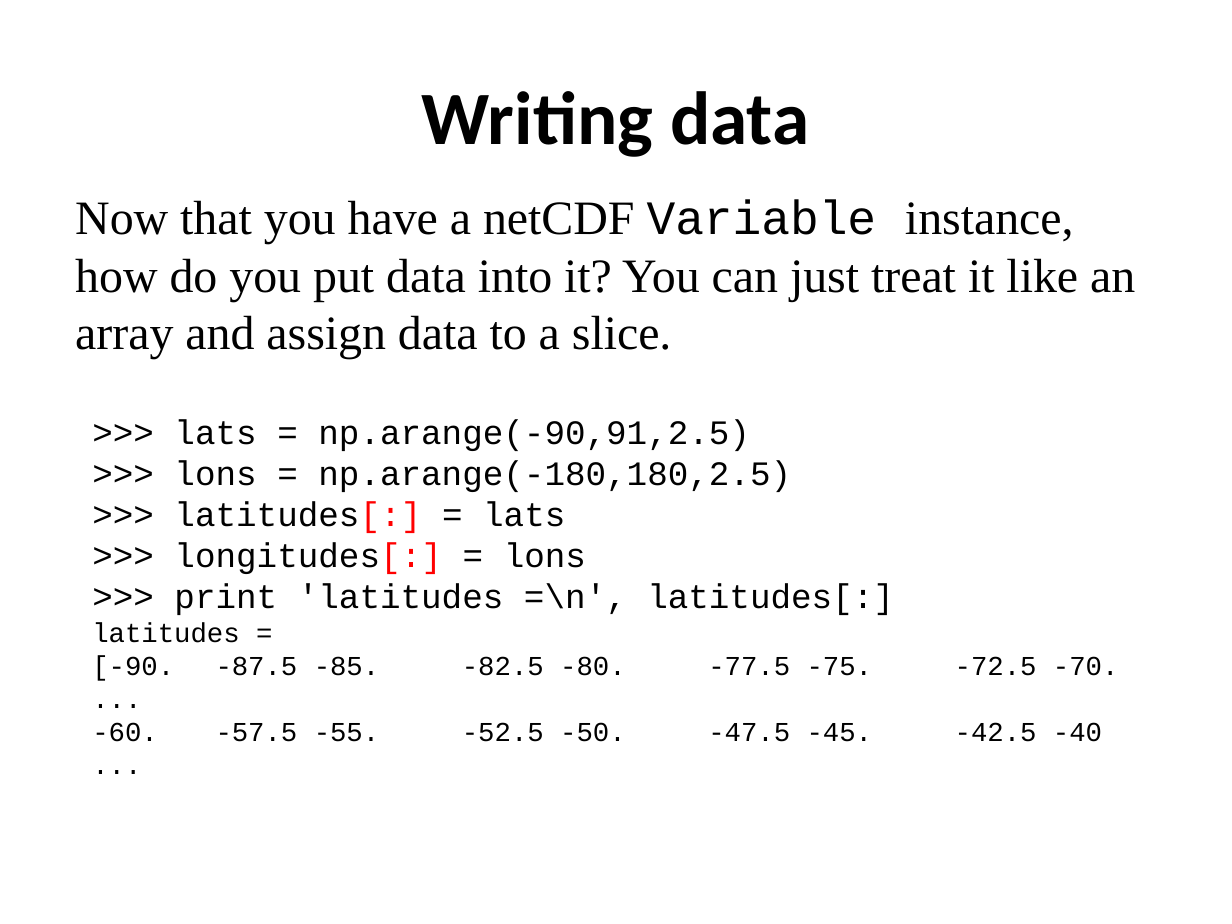
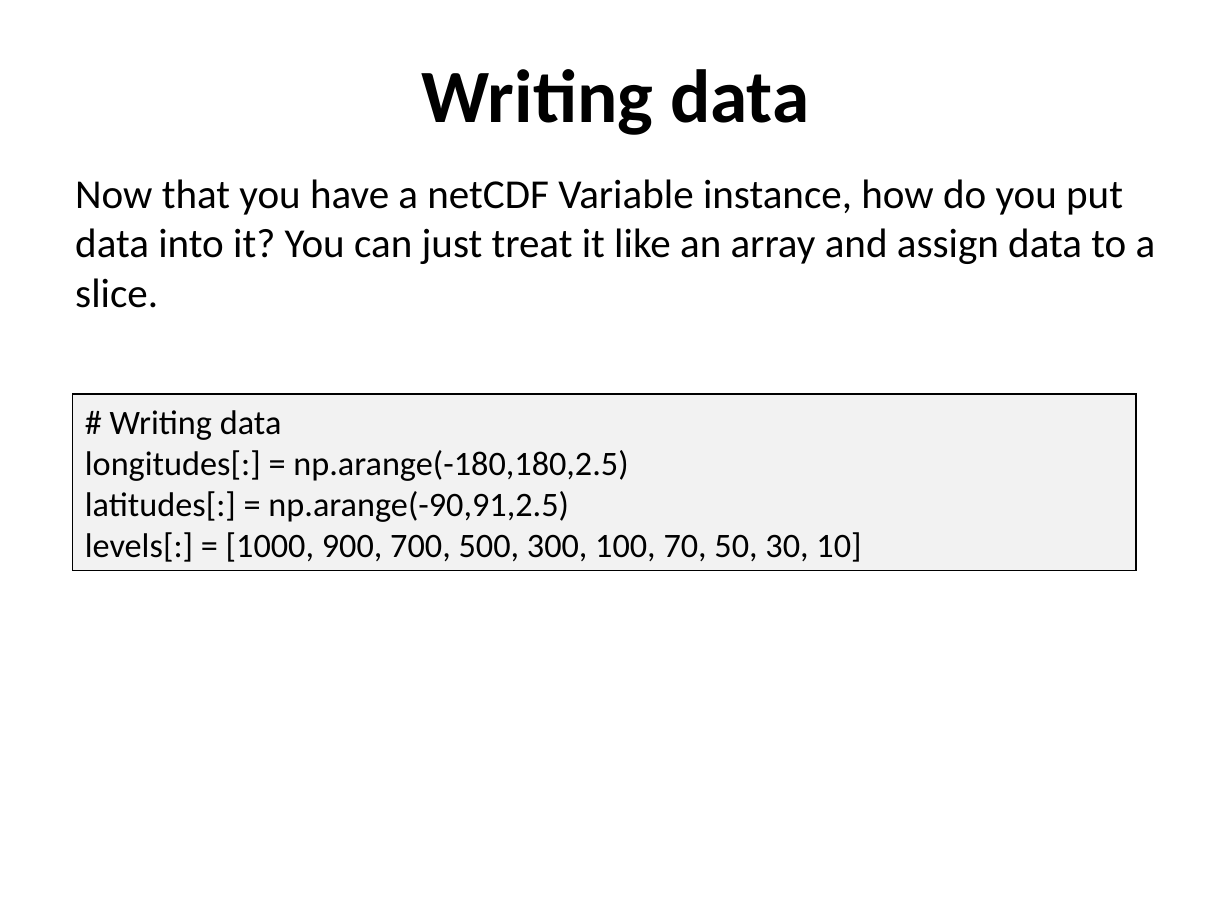
Before and after one commit to ncasuk/ncas-isc, a slide deck: slide 13 of python/presentations/read_write_data/11_create_netcdf_python.ppt (slide 14 before the commit). Drawn at 1232x924 pixels with LibreOffice and Linux fonts; fonts in the diff are those of the drawing; background and template pictures are left out. Boxes give left, top, right and bottom in pixels: in the first picture for what was removed or moved away, otherwise in the second. Text is boxed around its words. In the diff, an @@ line names an element or a change of style, - is before the commit and + after.

Commit message:
Improved netCDF4 writing presentation and example code (thanks to Andy).

```diff
--- a/python/presentations/read_write_data/11_create_netcdf_python.ppt
+++ b/python/presentations/read_write_data/11_create_netcdf_python.ppt
@@ text "Writing data": place and size @@
-text "Writing data" at box(422, 91, 809, 157)
+text "Writing data" at box(422, 69, 809, 135)
@@ text "Now that you have a ...": place and size @@
-text "Now that you have a ..." at box(75, 200, 1135, 359)
+text "Now that you have a ..." at box(75, 179, 1156, 308)
@@ text "Now that you have a ..." at box(75, 179, 1156, 308): size 28 to 24 pt, font Times New Roman to Calibri; font Courier New to Calibri in "Variable" @@
@@ rectangle added at box(73, 394, 1136, 572), fill #F2F2F2, outline #000000 0.74 pt, 20 pt, text #000000 @@
+# Writing data
+longitudes[:] = np.arange(-180,180,2.5)
+latitudes[:] = np.arange(-90,91,2.5)
+levels[:] = [1000, 900, 700, 500, 300, 100, 70, 50, 30, 10]
@@ text removed at box(92, 419, 1119, 742) @@
->>> lats = np.arange(-90,91,2.5)
->>> lons = np.arange(-180,180,2.5)
->>> latitudes[:] = lats
->>> longitudes[:] = lons
->>> print 'latitudes =\n', latitudes[:]
-latitudes =
-[-90. -87.5 -85. -82.5 -80. -77.5 -75. -72.5 -70.
-...
--60. -57.5 -55. -52.5 -50. -47.5 -45. -42.5 -40
-...
```
Also in this commit, not shown: 17 other slides changed, 3 slides added, 4 slides removed, 3 other files.
